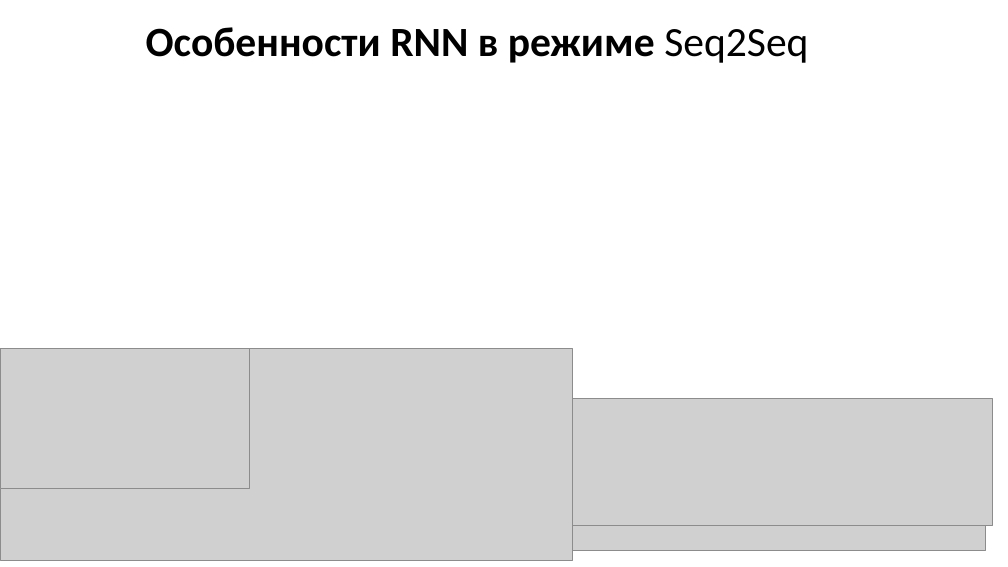
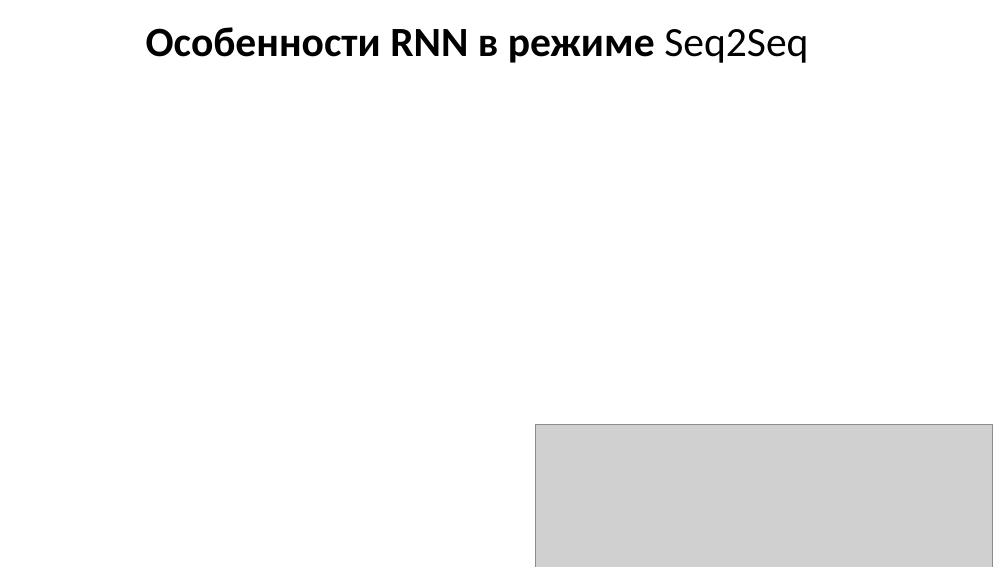
Before and after one commit to MVRonkin/TimeSeriesCourse, a slide deck: slide 2 of 2025/LEC/07-3 Transformers.pptx (slide 3 before the commit). Drawn at 1008x567 pixels with LibreOffice and Linux fonts; fonts in the diff are those of the drawing; grey boxes stand for pictures. Boxes give left, top, right and bottom in pixels: in the first picture for what was removed or moved away, otherwise in the second. Text is boxed around its words. In the diff, an @@ line names an element or a change of style, - is before the commit and + after.

```diff
--- a/2025/LEC/07-3 Transformers.pptx
+++ b/2025/LEC/07-3 Transformers.pptx
@@ picture removed at [0,349,572,560] @@
@@ picture removed at [0,349,250,489] @@
@@ picture removed at [552,399,993,526] @@
@@ picture: place and size @@
-picture at [529,408,986,551]
+picture at [535,424,993,567]
```
Also in this commit, not shown: 1 other slide changed, 12 slides added, 37 slides removed.
